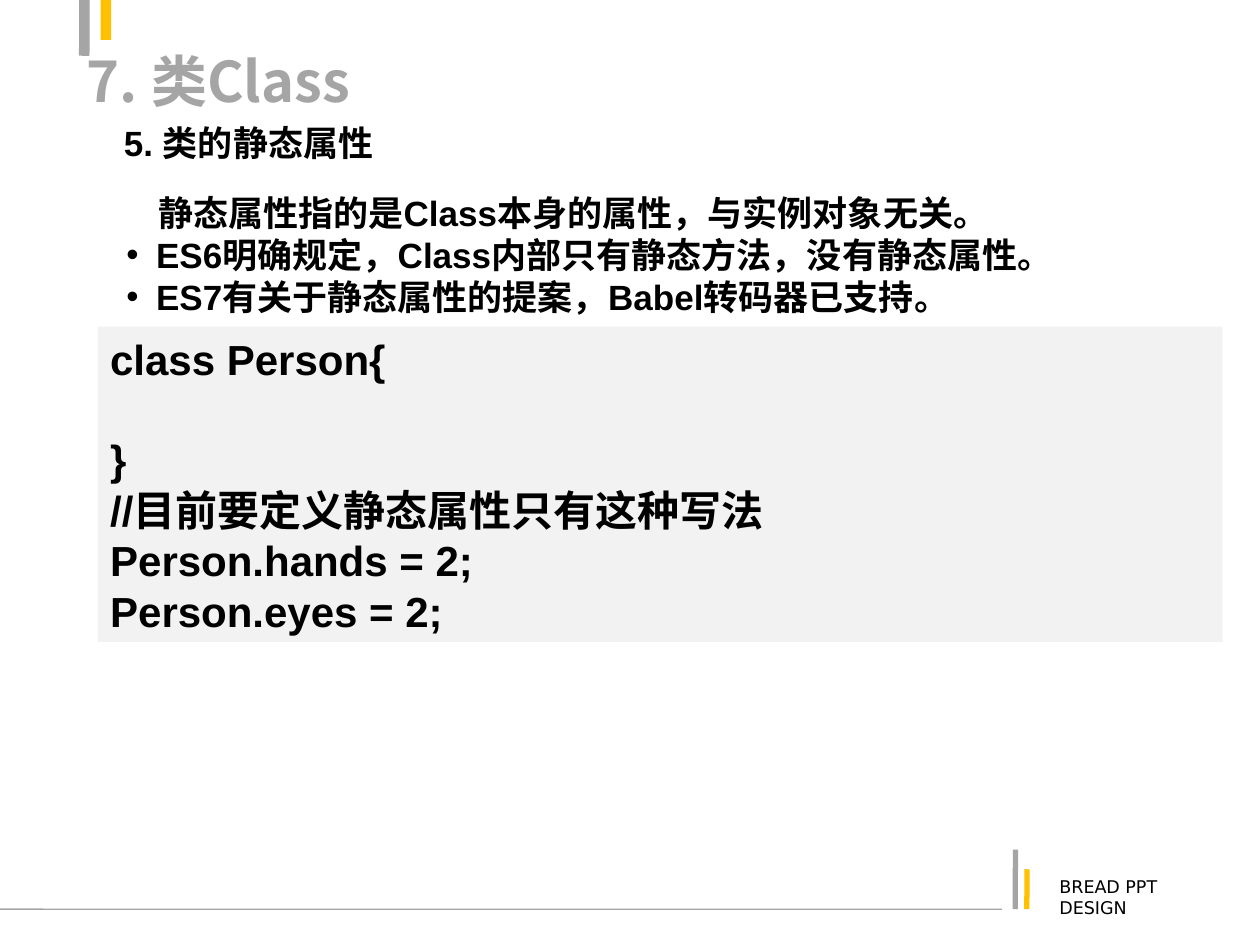
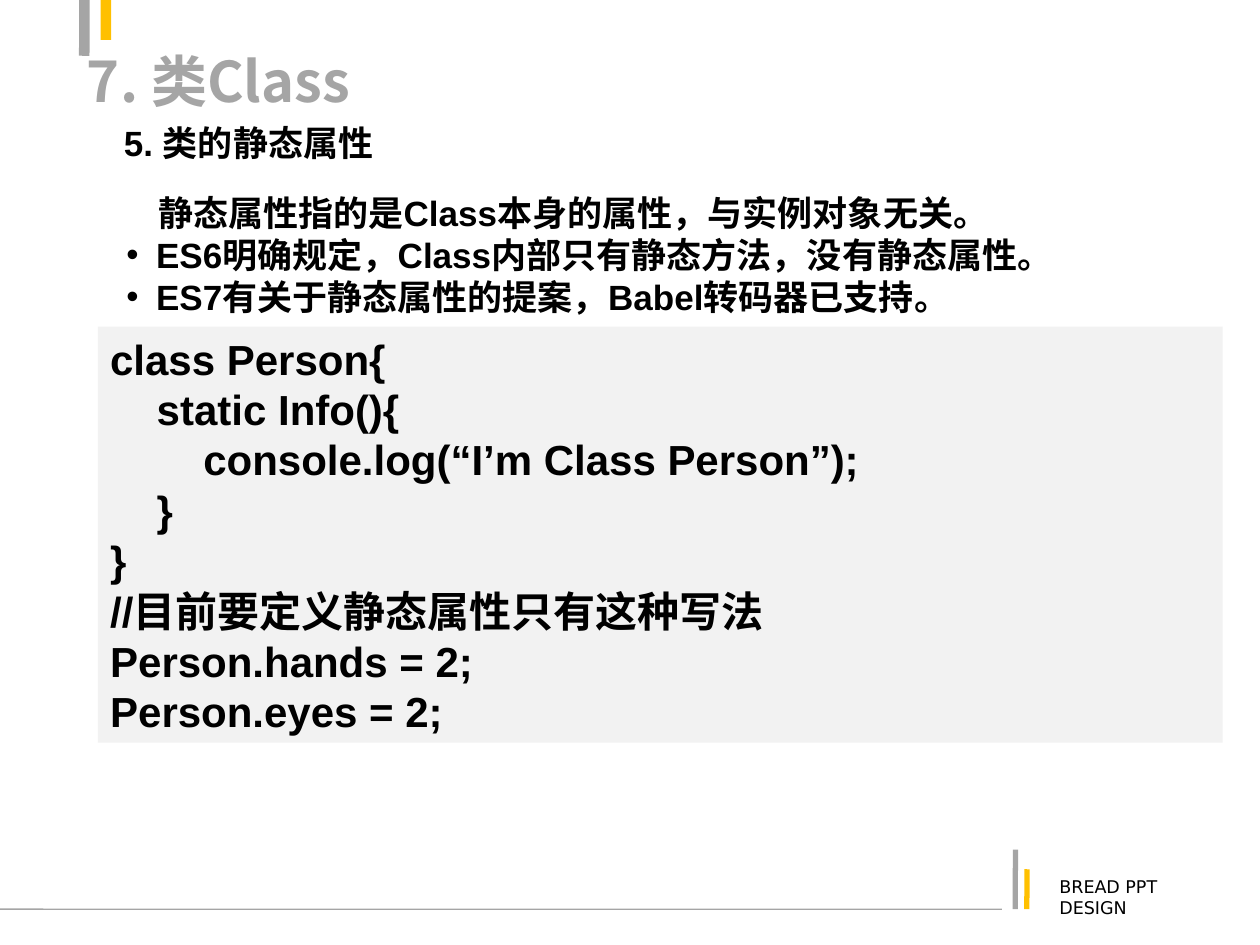
Before and after one commit to justforuse/psae-es6, a slide deck: slide 45 of es6.ppt (slide 40 before the commit). Drawn at 1260x945 pixels with LibreOffice and Linux fonts; fonts in the diff are those of the drawing. Boxes give left, top, right and bottom in pixels: in the first picture for what was removed or moved away, otherwise in the second. Text is boxed around its words. In the diff, an @@ line names an element or a change of style, - is before the commit and + after.

```diff
--- a/es6.ppt
+++ b/es6.ppt
@@ rectangle "class Person{": place and size @@
-rectangle "class Person{" at [98,326,1223,641]
+rectangle "class Person{" at [98,326,1223,742]
@@ text in rectangle at [157,394,859,484]: paragraphs added @@
+static Info(){
+console.log(“I’m Class Person”);
+}
```
Also in this commit, not shown: 22 other slides changed, 8 slides added, 9 slides removed, 5 other files.
